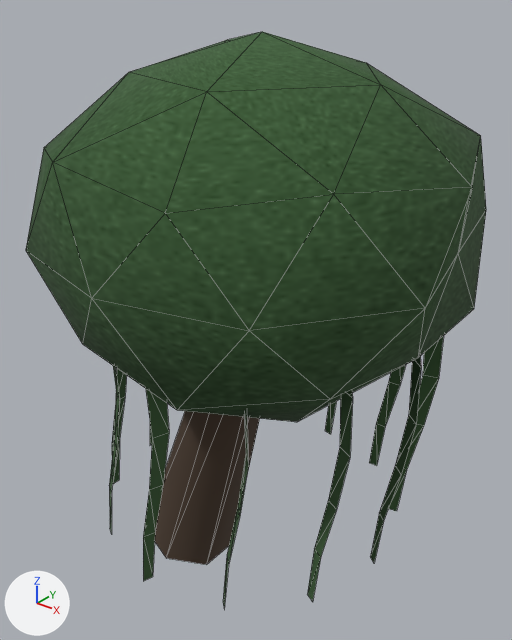
The glTF model prototype/assets/models/terrain/ambient_tree_20.glb: old version first, new version second.
Rendered twice from a 50 mm lens placed at (6.86, -6.75, 8.83), pointed at (1.03, 0.55, 4.31). The lights are fixed; the arrows at lower left show +X, +Y and +Z. The older version comes first. Mesh edges are drawn as thin lines.

Names of what the first picture shows: 'ambient_tree_20'.
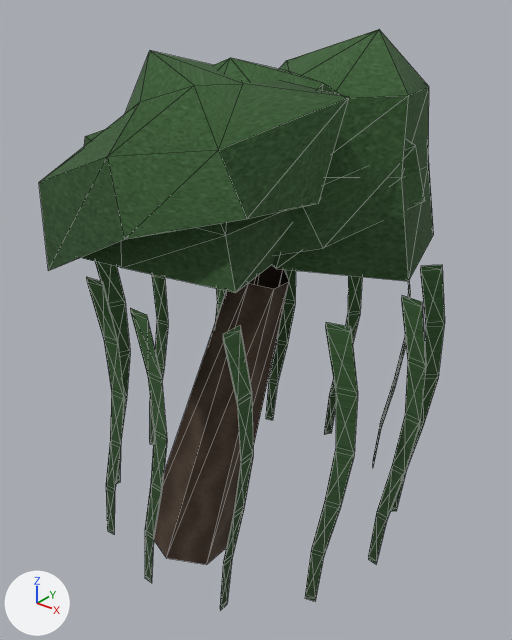
Edits to the bpy script that builds the scene:
```text
Change me_ambient_tree_20_mesh:
    remove me_ambient_tree_20_mesh.from_pydata(...)  # 200 vertices, 214 faces; spans x -1.73..4.18, y -2.61..3.13, z 0.0..8.25
    add me_ambient_tree_20_mesh.from_pydata(...)  # 412 vertices, 742 faces; spans x -1.3..3.85, y -2.17..3.79, z 0.0..8.25
    me_ambient_tree_20_mesh part 1: the loose piece of 12 vertices spanning x -0.95..-0.65, y 0.06..0.39, z 1.46..5.46 is rebuilt with 24 vertices and now spans x -1.02..-0.55, y 0.11..0.29, z 1.43..5.49
    me_ambient_tree_20_mesh part 2: the loose piece of 12 vertices spanning x 3.09..3.56, y 1.21..1.4, z 1.46..5.46 is rebuilt with 24 vertices and now spans x 3.11..3.53, y 1.18..1.45, z 1.43..5.49
    me_ambient_tree_20_mesh part 3: the loose piece of 12 vertices spanning x 1.23..1.58, y -2.14..-1.82, z 1.46..5.46 is rebuilt with 24 vertices and now spans x 1.18..1.65, y -2.08..-1.92, z 1.43..5.49
    me_ambient_tree_20_mesh part 4: the loose piece of 12 vertices spanning x 0.08..0.55, y 2.02..2.19, z 1.46..5.46 is rebuilt with 24 vertices and now spans x 0.08..0.55, y 2.01..2.21, z 1.43..5.49
    me_ambient_tree_20_mesh part 5: the loose piece of 12 vertices spanning x -0.66..-0.36, y -1.04..-0.71, z 1.46..5.46 is rebuilt with 24 vertices and now spans x -0.68..-0.32, y -1.04..-0.72, z 1.43..5.49
    me_ambient_tree_20_mesh part 6: the loose piece of 12 vertices spanning x 2.28..2.75, y 2.03..2.18, z 1.46..5.46 is rebuilt with 24 vertices and now spans x 2.31..2.7, y 1.97..2.27, z 1.43..5.49
    me_ambient_tree_20_mesh part 7: the loose piece of 12 vertices spanning x 2.3..2.73, y -1.83..-1.56, z 1.46..5.46 is rebuilt with 24 vertices and now spans x 2.35..2.64, y -1.85..-1.52, z 1.43..5.49
    me_ambient_tree_20_mesh part 8: the loose piece of 12 vertices spanning x 3.09..3.55, y -1.01..-0.78, z 1.46..5.46 is rebuilt with 24 vertices and now spans x 3.09..3.56, y -0.99..-0.8, z 1.43..5.49
    me_ambient_tree_20_mesh part 9: the loose piece of 12 vertices spanning x -0.67..-0.33, y 1.16..1.48, z 1.46..5.46 is rebuilt with 24 vertices and now spans x -0.73..-0.25, y 1.22..1.38, z 1.43..5.49
    me_ambient_tree_20_mesh part 10: the loose piece of 12 vertices spanning x 3.4..3.83, y 0.08..0.34, z 1.46..5.46 is rebuilt with 24 vertices and now spans x 3.38..3.85, y 0.12..0.29, z 1.43..5.49
    me_ambient_tree_20_mesh part 11: the loose piece of 12 vertices spanning x 1.18..1.65, y 2.31..2.49, z 1.46..5.46 is rebuilt with 24 vertices and now spans x 1.21..1.6, y 2.27..2.57, z 1.43..5.49
    me_ambient_tree_20_mesh part 12: the loose piece of 12 vertices spanning x 0.09..0.54, y -1.82..-1.58, z 1.46..5.46 is rebuilt with 24 vertices and now spans x 0.08..0.55, y -1.79..-1.63, z 1.43..5.49
    me_ambient_tree_20_mesh part 13: a new loose piece of 22 vertices spanning x -0.07..3.16, y -1.48..1.92, z 5.67..7.99, in mat_ambient_tree_20_mat1
    me_ambient_tree_20_mesh part 14: a new loose piece of 22 vertices spanning x -0.45..3.33, y -0.57..3.79, z 5.49..8.25, in mat_ambient_tree_20_mat1
    me_ambient_tree_20_mesh part 15: a new loose piece of 22 vertices spanning x -1.29..2.51, y -1.89..1.08, z 5.48..7.48, in mat_ambient_tree_20_mat1
    me_ambient_tree_20_mesh part 16: a new loose piece of 22 vertices spanning x -0.28..2.83, y -2.17..0.98, z 5.62..8.09, in mat_ambient_tree_20_mat1
    me_ambient_tree_20_mesh part 17: 42 vertices removed from x -1.73..4.18, y -2.61..3.13, z 3.64..8.25
    me_ambient_tree_20_mesh part 18: 14 kept faces spanning x -0.76..1.74, y -0.76..0.76, z 0.0..5.37 get new texture (UV) coordinates
    other edits to the shape of me_ambient_tree_20_mesh do not show in these pictures
```

Location of each change, [x1, y1, x2, y2] in pixels of the pictures (512 x 640 px):
'ambient_tree_20', reshaped (12% narrower): before [26, 32, 486, 608]; after [39, 29, 445, 610]
part 1 of me_ambient_tree_20_mesh, rebuilt (mostly hidden before): before [150, 425, 152, 445]; after [149, 274, 168, 445]
part 2 of me_ambient_tree_20_mesh, rebuilt: before [388, 336, 444, 511]; after [390, 265, 445, 512]
part 3 of me_ambient_tree_20_mesh, rebuilt: before [143, 389, 169, 581]; after [130, 308, 167, 583]
part 4 of me_ambient_tree_20_mesh, rebuilt (not visible before): after [266, 270, 296, 420]
part 5 of me_ambient_tree_20_mesh, rebuilt: before [112, 369, 127, 484]; after [95, 262, 130, 484]
part 6 of me_ambient_tree_20_mesh, rebuilt: before [369, 365, 406, 466]; after [373, 281, 410, 466]
part 7 of me_ambient_tree_20_mesh, rebuilt: before [223, 409, 249, 608]; after [220, 325, 253, 610]
part 8 of me_ambient_tree_20_mesh, rebuilt: before [307, 390, 353, 602]; after [305, 322, 358, 601]
part 9 of me_ambient_tree_20_mesh, rebuilt (not visible before): after [215, 288, 226, 322]
part 10 of me_ambient_tree_20_mesh, rebuilt: before [370, 354, 421, 563]; after [368, 295, 426, 564]
part 11 of me_ambient_tree_20_mesh, rebuilt (mostly hidden before): before [325, 402, 336, 434]; after [324, 276, 362, 435]
part 12 of me_ambient_tree_20_mesh, rebuilt: before [109, 366, 120, 534]; after [86, 277, 124, 534]
part 13 of me_ambient_tree_20_mesh, added (green): after [215, 58, 425, 255]
part 14 of me_ambient_tree_20_mesh, added (green): after [272, 29, 434, 281]
part 15 of me_ambient_tree_20_mesh, added (green): after [80, 129, 292, 293]
part 16 of me_ambient_tree_20_mesh, added (green): after [39, 51, 349, 271]
part 17 of me_ambient_tree_20_mesh, deleted (green): before [26, 32, 486, 422]
part 18 of me_ambient_tree_20_mesh, surface changed: before [155, 411, 260, 557]; after [154, 265, 289, 557]
